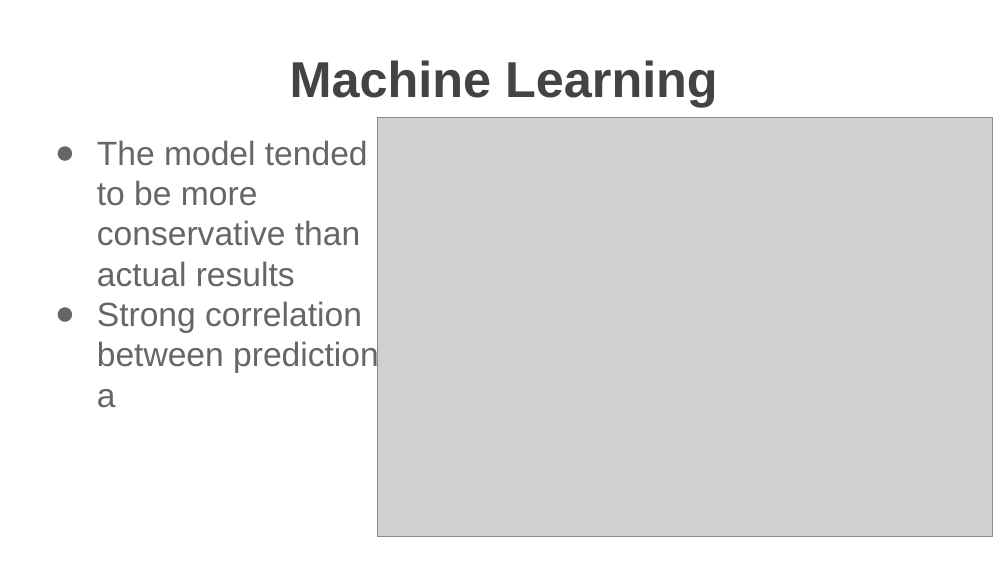
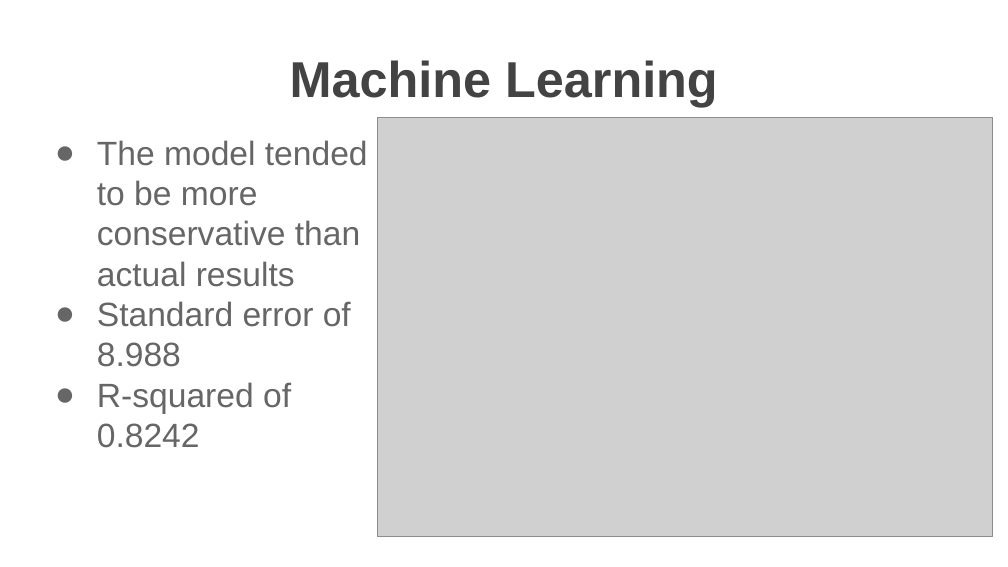
Before and after one commit to kylesparker93/CS3654, a slide deck: slide 14 of Final Project/CMDA Final Presentation.pptx. Drawn at 1008x567 pixels with LibreOffice and Linux fonts; fonts in the diff are those of the drawing; grey boxes stand for pictures; background and template pictures are left out. Boxes give left, top, right and bottom in pixels: in the first picture for what was removed or moved away, otherwise in the second. Text is boxed around its words. In the diff, an @@ line names an element or a change of style, - is before the commit and + after.

```diff
--- a/Final Project/CMDA Final Presentation.pptx
+++ b/Final Project/CMDA Final Presentation.pptx
@@ text at [97, 301, 351, 448]: text changed @@
-● Strong correlation between prediction a
+● Standard error of 8.988
+● R-squared of 0.8242
```
Also in this commit, not shown: 3 other slides changed, 1 other file.
